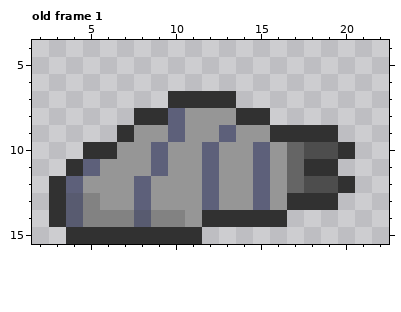
Pixel-art file -- Assets/Sprites/Enemies/Blusim Area/Scout Maggot/Scout Maggot.aseprite. Above is the file before it was changed.
24x16 pixels, 1 frame. Shown: old frame 1: x 2..22, y 4..15. The commit also changed other frames, which this record leaves out.
Once edited:
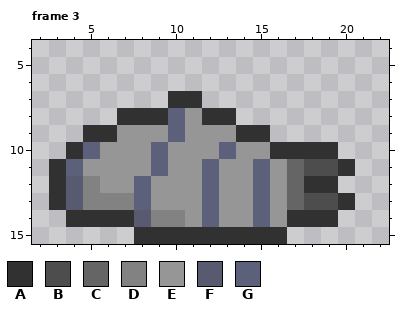
Palette (. is transparent): A #313131  B #4d4d4d  C #656565  D #828282  E #969696  F #585b70  G #5d607a
A new or re-ordered frame is compared with the old frame closest to it.
Author's note on the commit: Added walking and cocon animation for maggot
Changes in this commit:
frames 1 -> 8
Frame 3 is new; against old frame 1:
y 7: x 12..13 AA -> ..
y 8: x 7 . -> A; x 12..15 EEAA -> AA..
y 9: x 5..7 ..A -> AAE; x 13..19 GEEAAAA -> EAA....
y 10: x 4..6 .AA -> AGE; x 12..13 GE -> EG; x 15..20 GECBBA -> EAAAA.
y 11: x 3..5 .AG -> AGE; x 18..20 AA. -> BBA
y 12: x 4..5 GE -> FD; x 18..20 BBA -> AA.
y 13: x 6..7 EE -> DD; x 17..20 AAA. -> CBBA
y 14: x 3..7 AFDDD -> .AAAA; x 12..19 AAAAA... -> GEEGEAAA
y 15: x 4..7 AAAA -> ....; x 12..16 ..... -> AAAAA
